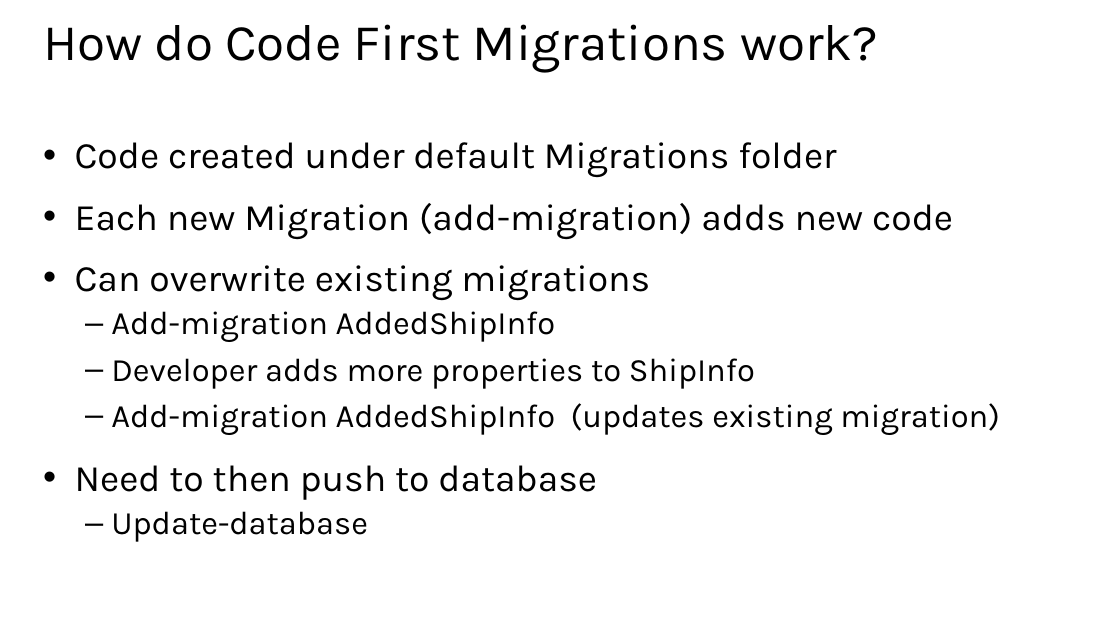
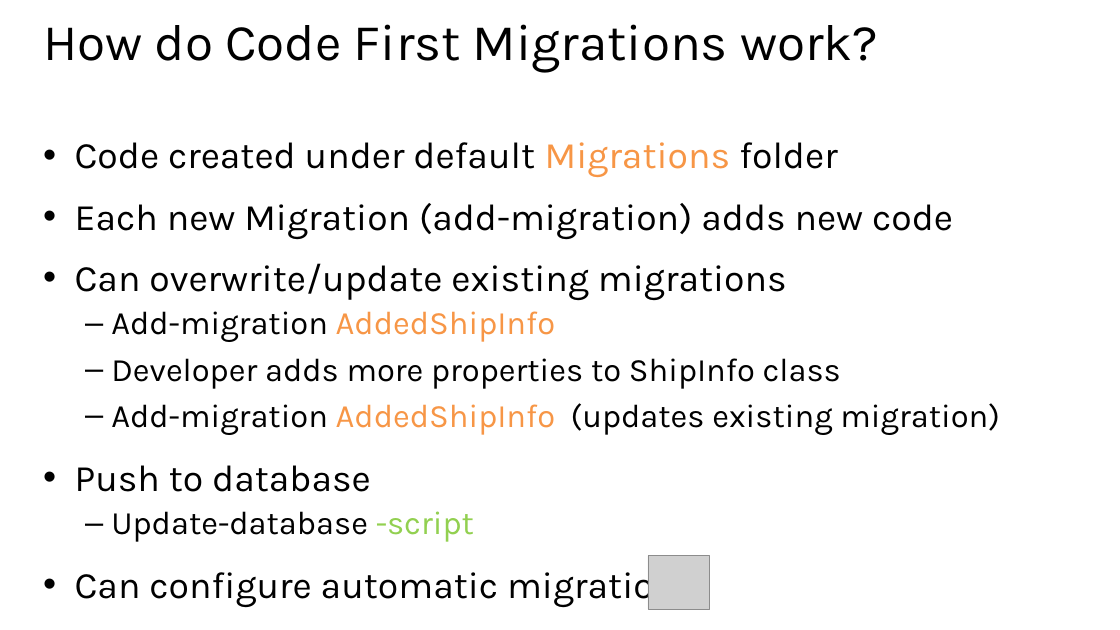
Before and after one commit to xuemiantao/EntityFramework, a slide deck: slide 20 of Slides/04 - Managing the Database.pptx (slide 19 before the commit). Drawn at 1120x630 pixels with LibreOffice and Linux fonts; fonts in the diff are those of the drawing; grey boxes stand for pictures. Boxes give left, top, right and bottom in pixels: in the first picture for what was removed or moved away, otherwise in the second. Text is boxed around its words. In the diff, an @@ line names an element or a change of style, - is before the commit and + after.

```diff
--- a/Slides/04 - Managing the Database.pptx
+++ b/Slides/04 - Managing the Database.pptx
@@ text at <box>75,142,1000,435</box>: text colour #000000 to #F79646 in "Migrations", "AddedShipInfo", "AddedShipInfo" @@
@@ text at <box>75,263,787,301</box>: text changed @@
-• Can overwrite existing migrations
+• Can overwrite/update existing migrations
@@ text at <box>111,358,841,389</box>: text changed @@
-  – Developer adds more properties to ShipInfo
+  – Developer adds more properties to ShipInfo class
@@ text at <box>75,465,696,608</box>: text changed @@
-• Need to then push to database
-  – Update-database
+• Push to database
+  – Update-database -script
+• Can configure automatic migrations
@@ picture added at <box>648,556,709,610</box> @@
```
Also in this commit, not shown: 7 other slides changed, 4 slides added, 3 slides removed, 2 other files.
